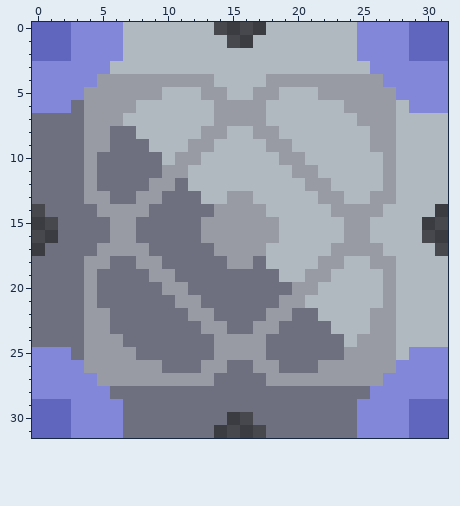
Pixel-art sprite: sprites/blocks/distribution/mech_unloader.png. The picture above is the old version.
The file is 32x32 pixels.
Once edited:
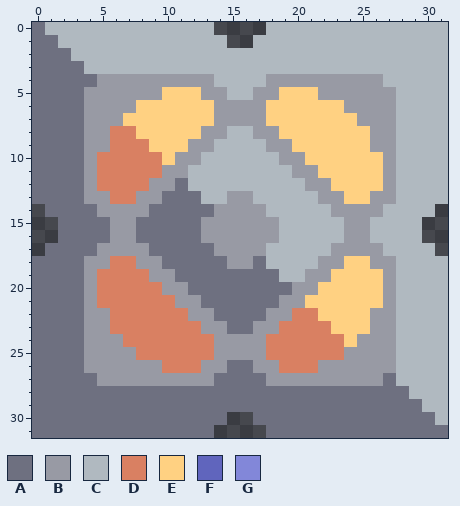
Palette (. is transparent): A #6e7080  B #989aa4  C #b0b9c0  D #d98062  E #ffd182  F #6065bd  G #8287d9
Difference:
The edit turns colour F into colour A in row 0 at x 0; in row 1 at x 0 to 1; in row 2 at x 0 to 2; in row 29 at x 0 to 2 and 29; in row 30 at x 0 to 2 and 29 to 30; in row 31 at x 0 to 2 and 29 to 31.
The edit turns colour G into colour A in row 3 at x 0 to 3; in row 4 at x 0 to 4; in row 5 at x 0 to 3; in row 6 at x 0 to 2; in row 25 at x 0 to 2; in row 26 at x 0 to 3.
The edit turns colour G into colour A in row 27 at x 0 to 4 and 27; in row 28 at x 0 to 5 and 26 to 28; in rows 29 to 31 at x 3 to 6 and 25 to 28.
The edit turns colour F into colour C in row 0 at x 1 to 2 and 29 to 31; in row 1 at x 2 and 29 to 31; in row 2 at x 29 to 31; in row 29 at x 30 to 31; in row 30 at x 31.
The edit turns colour G into colour C in rows 0 to 2 at x 3 to 6 and 25 to 28; in row 3 at x 4 to 5 and 26 to 31; in row 4 at x 27 to 31; in row 5 at x 28 to 31; in row 6 at x 29 to 31; in row 25 at x 29 to 31.
The edit turns colour G into colour C in rows 26 to 27 at x 28 to 31; in row 28 at x 29 to 31.
The edit turns colour A into colour D in row 8 at x 6 to 7; in row 9 at x 6 to 8; in rows 10 to 11 at x 5 to 9; in row 12 at x 5 to 8; in row 13 at x 6 to 7; in row 18 at x 6 to 7.
The edit turns colour A into colour D in row 19 at x 5 to 8; in row 20 at x 5 to 9; in row 21 at x 5 to 10; in row 22 at x 6 to 11 and 20 to 21; in row 23 at x 6 to 12 and 19 to 22; in row 24 at x 7 to 13 and 18 to 23.
The edit turns colour A into colour D in row 25 at x 8 to 13 and 18 to 23; in row 26 at x 10 to 12 and 19 to 21.
The edit turns colour C into colour E in row 5 at x 10 to 12 and 19 to 21; in row 6 at x 8 to 13 and 18 to 23; in row 7 at x 7 to 13 and 18 to 24; in row 8 at x 8 to 12 and 19 to 25; in row 9 at x 9 to 11 and 20 to 25; in row 10 at x 10 and 21 to 26.
The edit turns colour C into colour E in row 11 at x 22 to 26; in row 12 at x 23 to 26; in row 13 at x 24 to 25; in row 18 at x 24 to 25; in row 19 at x 23 to 26; in row 20 at x 22 to 26.
The edit turns colour C into colour E in row 21 at x 21 to 26; in row 22 at x 22 to 25; in row 23 at x 23 to 25; in row 24 at x 24.
Pixel boxes of the changes (left, top, right, bottom) in both pictures:
changed: (32, 22, 214, 204)
changed: (266, 22, 448, 204)
changed: (32, 256, 214, 438)
changed: (266, 256, 448, 438)
